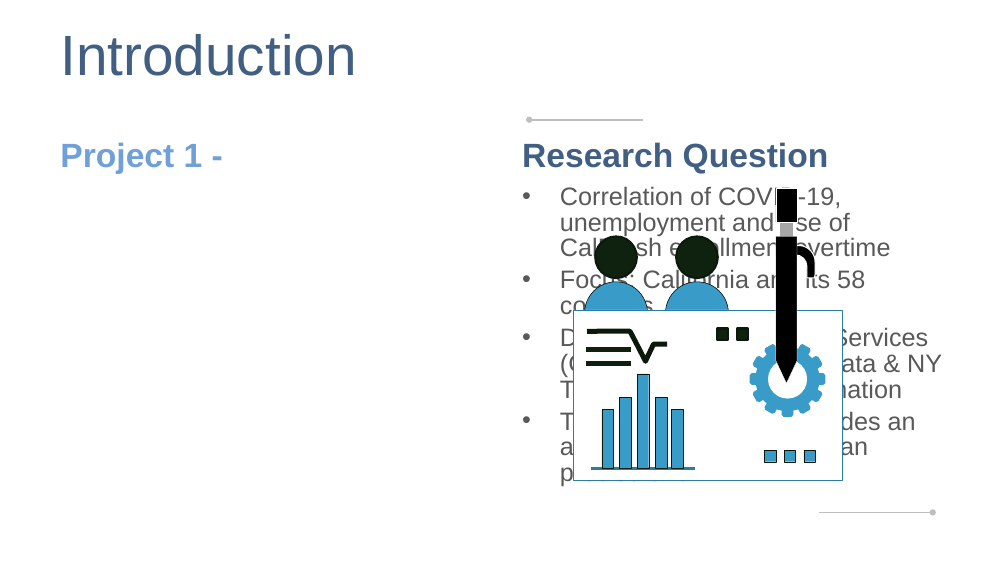
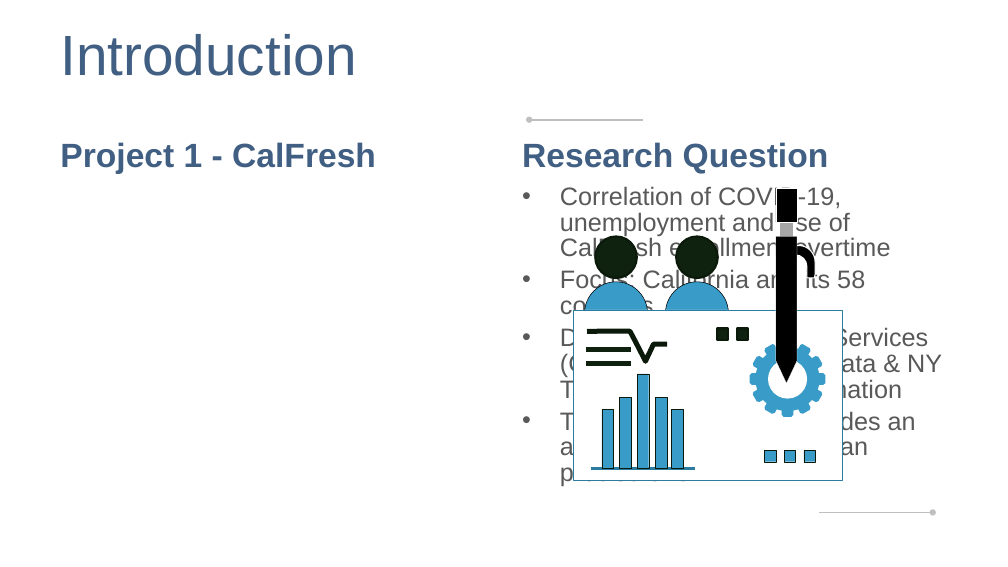
Before and after one commit to speedracer05/Covid_CalFresh, a slide deck: slide 2 of Presentation/Covid_CalFresh_v.01.pptx. Drawn at 1008x567 pixels with LibreOffice and Linux fonts; fonts in the diff are those of the drawing. Boxes give left, top, right and bottom in pixels: in the first picture for what was removed or moved away, otherwise in the second. Text is boxed around its words. In the diff, an @@ line names an element or a change of style, - is before the commit and + after.

```diff
--- a/Presentation/Covid_CalFresh_v.01.pptx
+++ b/Presentation/Covid_CalFresh_v.01.pptx
@@ text at (60,142,376,174): text changed; text colour #70A0D7 to #405F83 @@
-Project 1 -
+Project 1 - CalFresh
```
Also in this commit, not shown: 2 other slides changed, 1 other file.
